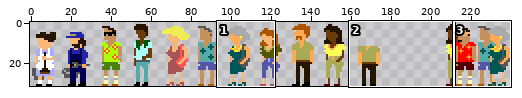
Sprite sheet -- assets/images/people.png. The picture above shows the old version from afar; the outline marks the close-up.
Close-up. Before the edit:
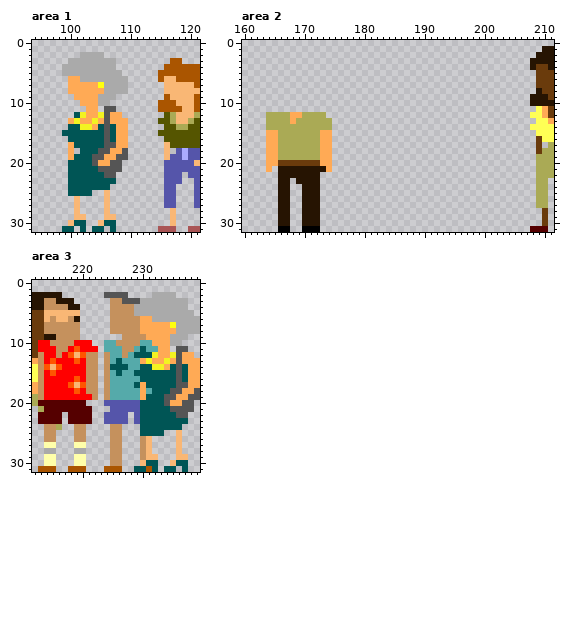
The file is 240x32 pixels. Shown: area 1: x 94..121, y 0..31; area 2: x 160..211, y 0..31; area 3: x 212..239, y 0..31.
The result:
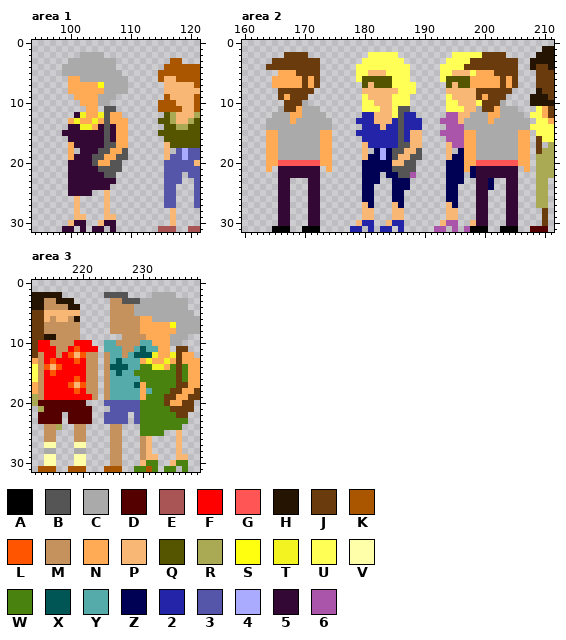
Palette (. is transparent): A #000000  B #555555  C #aaaaaa  D #550000  E #aa5555  F #ff0000  G #ff5555  H #261402  J #6a3b0c  K #aa5500  L #ff5500  M #c5915d  N #ffaa55  P #f9b775  Q #555500  R #aaaa55  S #ffff0f  T #f3f321  U #ffff55  V #ffffaa  W #49820f  X #005555  Y #55aaaa  Z #000055  2 #2424a8  3 #5555aa  4 #aaaaff  5 #340834  6 #aa55aa
What changed:
Changed rows in their new state; - is an unchanged pixel.
Area 1:
first column x 99:
12 --5------
14 -55---5-5
15 5555555-5
16 -555555-5
17 --55555--
18 ---555---
19 --555----
20 -5555----
21 -55555---
22 -555555--
23 -55555555
24 -5555555-
25 -5555----
first column x 99:
30 --55---55
31 55-5-55-5
Area 2:
first column x 164:
 2 ---JJJJ----------UUUUU---------UUUUUJJJJ----
 3 -JJJJJJJJ-------UUUUUUU-------UUUUJJJJJJJJ--
 4 JJJJJJJJJ------UUUUUUUUU-----UUUUJJJJJJJJJ--
 5 --NNNJJJJ------UUPPPUUUU-----UUPPPUNNNJJJJ--
 6 -NNNNNJNJ------UQQQQQUUU-----UQQQQNNNNNJNJ--
 7 -NNNNNJNJ-------QPQQQUUUU-----QPQQNNNNNJNJ--
 8 --JJJJJJ--------PPPPPPUUU-----PPPPPJJJJJJ---
 9 --JNJJJ---------UPPPPUUU------UPPPPJNJJJ----
10 ---JJJC---------UUPPPUUU------UUPPPUJJJC----
11 --CJJNCCC-------UUUPPUBB------UUUPPCJJNCCC--
12 .CCC--CCCC------22PPPUB22-----66PPCCCNNCCCC-
13 CCCC-CCCCCC----222PPP2B222---666PCCCCNCCCCCC
14 CCCCCCCCCCC-----222P22B222----666CCCCCCCCCCC
15 --CCCCCCC------2222222B2PP---6666NNCCCCCCCNN
16 --CCCCCCC-------222222B2PP----666NNCCCCCCCNN
17 --CCCCCCC-------P22222BBPP----P66NNCCCCCCCNN
18 --CCCCCCC-------P-Z4ZBBPPB----P-ZNNCCCCCCCNN
19 --CCCCCCC-------PZZ4ZBPPBB----PZZNNCCCCCCCNN
20 --GGGGGGG-------ZZZZZPPBB-----ZZZNNGGGGGGGNN
21 --5555555.------ZZZZZBBBB-----ZZZNZ5555555-N
22 --5555555-------ZZZ-ZZBB6-----ZZZ-Z5555555--
23 --55-..55-------ZZZ--ZZZ------ZZZ--55Z--55--
24 --55--.55-------ZZ---ZZZ------ZZ---55Z--55--
25 --55--.55-------ZZ---ZZ-------ZZ---55---55--
26 --55--.55-------ZZ---ZZ-------ZZ---55---55--
27 --55--.55-------PZ---PZ-------PZ---55---55--
28 --55--.55-------PP---PP-------PP---55---55--
29 --55--.55-------PP---PP-------PP---55---55--
30 --55--.55------P22--P22------P66--P55---55--
31 -A------------22-2-22-2-----66-6-6AAA--AAA--
Area 3:
first column x 229:
11 -------JJ--
12 -------J---
13 -------J---
14 -WW---WJW--
15 WWWWWWWJW--
16 -WWWWWWJW--
17 --WWWWWJJ--
18 ---WWWJJ--J
19 --WWWJJ--JJ
20 -WWWWJ--JJ-
21 -WWWWWJJJJ-
22 -WWWWWWJJ--
23 -WWWWWWWW--
24 -WWWWWWW---
25 -WWWW------
first column x 229:
30 --WW---WW
31 WW-W-WW-W
Where, in picture pixels (left, top, right, bottom), the same in both close-ups:
changed: (62, 112, 116, 196)
changed: (62, 220, 116, 232)
changed: (266, 52, 332, 232)
added: (350, 52, 422, 232)
added: (434, 52, 530, 232)
changed: (134, 346, 200, 436)
changed: (134, 460, 188, 472)
